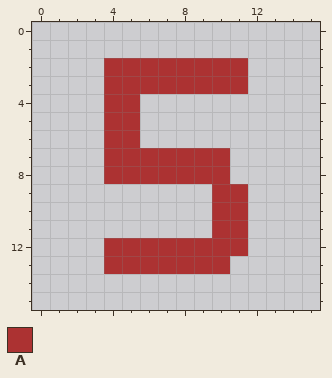
Pixel-art file: Assets/FiveMines.aseprite. This is how it looked before the edit.
16x16 pixels, 1 frame.
Palette (. is transparent): A #ac3232
After:
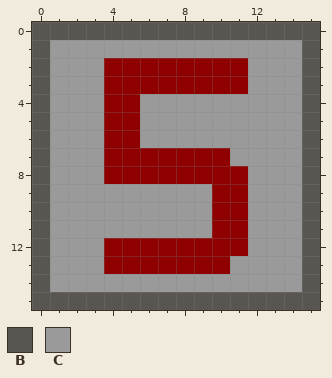
Colours new in this view: B #595652  C #9a9a9a
Commit: Art improvement and lots of mine logic
What changed:
layer "Layer 2" added
colour A: #ac3232 -> #8f0000
Layers "Layer 1", "Layer 2":
y 0: x 0..15 ................ -> BBBBBBBBBBBBBBBB
y 1: x 0..15 ................ -> BCCCCCCCCCCCCCCB
y 2..3: x 0..3 .... -> BCCC; x 12..15 .... -> CCCB
y 4..6: x 0..3 .... -> BCCC; x 6..15 .......... -> CCCCCCCCCB
y 7: x 0..3 .... -> BCCC; x 11..15 ..... -> CCCCB
y 8: x 0..3 .... -> BCCC; x 11..15 ..... -> ACCCB
y 9..11: x 0..9 .......... -> BCCCCCCCCC; x 12..15 .... -> CCCB
y 12: x 0..3 .... -> BCCC; x 12..15 .... -> CCCB
y 13: x 0..3 .... -> BCCC; x 11..15 ..... -> CCCCB
y 14: x 0..15 ................ -> BCCCCCCCCCCCCCCB
y 15: x 0..15 ................ -> BBBBBBBBBBBBBBBB
Changed places in both pictures, as pixel boxes (x1, y1, x2, y2):
changed: (32, 22, 320, 310)
